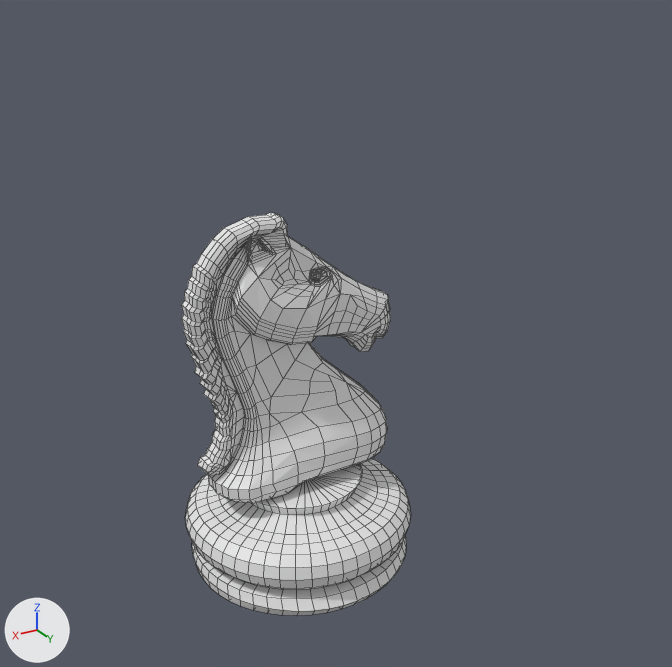
What one commit did to the Blender file blendermodels/Knight.blend.
Camera for both pictures: a 50 mm lens placed at (1.26, 2.34, 1.94), pointed at (-0.08, 0.12, 0.83). The lights are fixed; the arrows at lower left show +X, +Y and +Z. Mesh edges are drawn as thin lines.

Names of what the first picture shows: 'Knight'.
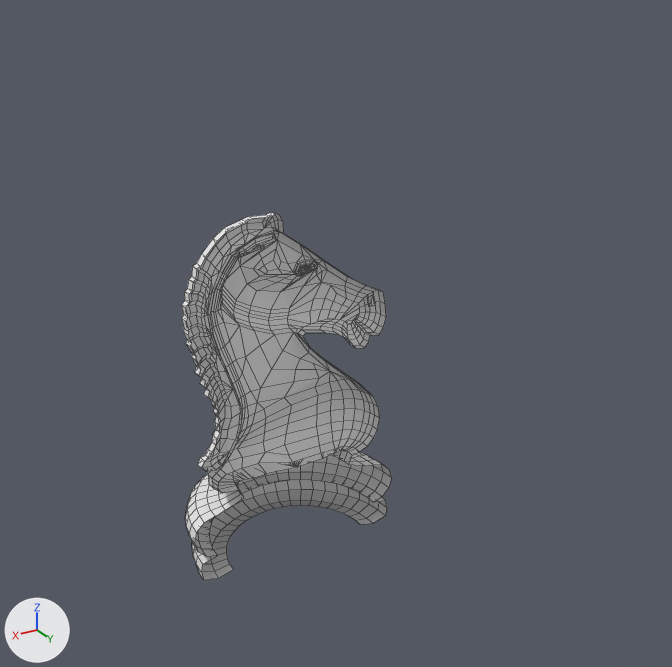
What differs and where, as boxes [x1, y1, x2, y2] in the pictures (672 x 667 px):
'Knight', reshaped, modifiers changed: before [181, 212, 411, 615]; after [181, 212, 391, 580]
part 1 of me_knight, built on: before [329, 375, 353, 404]; after [314, 364, 330, 387]
part 2 of me_knight, built on: before [307, 293, 367, 314]; after [282, 280, 346, 301]

What the commit changed:
me_knight has 1350 vertices, 1363 faces, 2 loose edges and spans x -0.179..0.354, y -0.604..0.001, z 0.0..0.723.
me_knight is used by ob_knight; location (0.0, 0.0, 0.0); scale (2.1, 2.1, 2.1).
Verts and faces of me_knight; kept vertices keep their numbers, new ones are numbered from 1350.
Before the commit, vertices of me_knight: 571 (-0.079, -0.035, 0.269), 580 (-0.052, -0.034, 0.268), 658 (-0.074, -0.024, 0.294), 661 (-0.054, -0.025, 0.287), 662 (-0.049, -0.024, 0.303).
Before the commit, vertices of me_knight: 663 (-0.044, -0.023, 0.315).
Before the commit, vertices of me_knight: 783 (0.002, -0.039, 0.437), 839 (-0.077, -0.028, 0.439), 1333 (-0.009, -0.033, 0.45), 1342 (-0.013, -0.033, 0.449), 1346 (-0.014, -0.029, 0.456).
Part 1, on me_knight:
Faces deleted: (571, 580, 661, 662, 663, 658).
New faces: (658, 662, 663), (658, 661, 662), (571, 580, 661, 658).
Part 2, on me_knight:
Faces deleted: (783, 1333, 1346, 1342).
Vertex 839 moves to (-0.077, -0.028, 0.436), pixel (330, 285).
New faces: (1333, 1346, 1342), (783, 1333, 1342).
Object 'Knight' (ob_knight) has a MIRROR modifier named 'Mirror'.
On modifier 'Mirror' of object 'Knight' (ob_knight), use_axis goes from (False, True, False) to (False, False, False).
